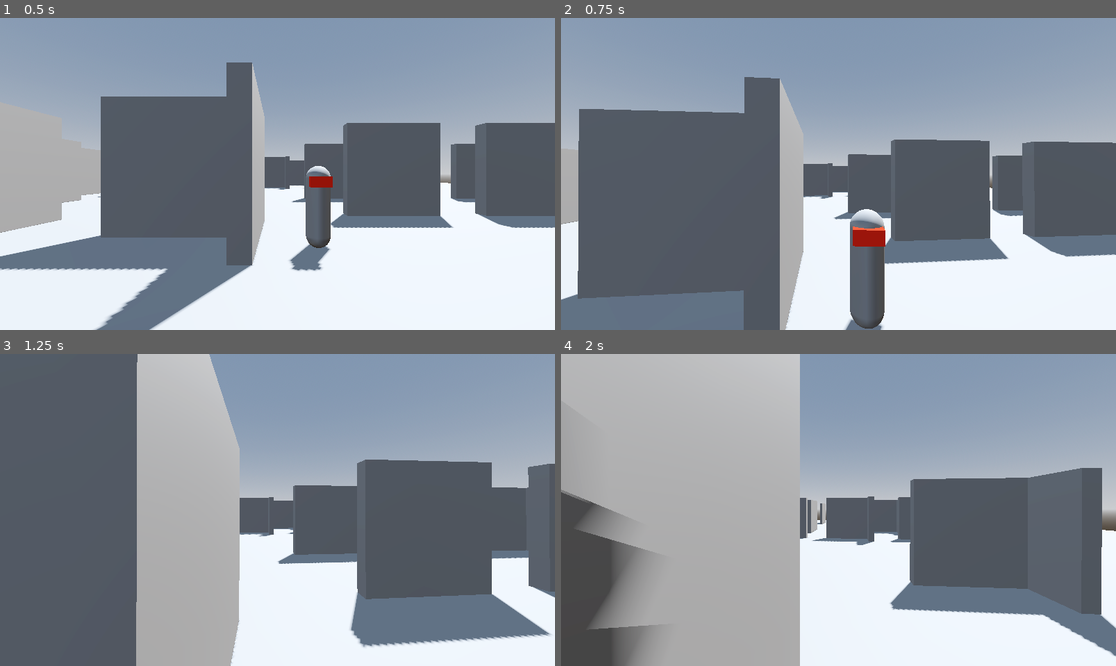
Above: before the commit, frames 1-4 (two rows, left to right).
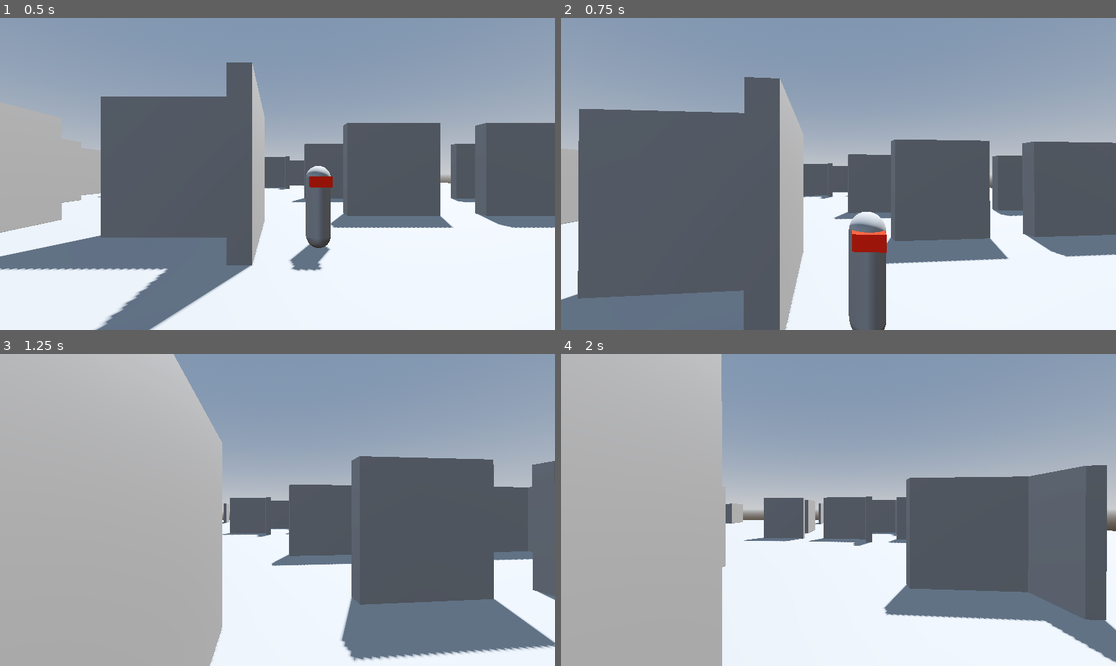
Above: after the commit, the same moments.

Repository: DrOtter3000/spyguy
Game: Godot game, scene res://levels/level.tscn
Two runs of this game, one before a commit and one after it. Both use one fixed random seed, a clock stepped at 60 frames per second and the inputs below.
Inputs (mouse positions are in pixels of both pictures, inside the frame that each line leads up to):
- Up to frame 1 (0.5 s): no input
- Up to frame 2 (0.75 s): tap Enter (ui_accept) at 0.5 s; move the mouse to (866, 174) at 0.52 s; hold W (forward) from 0.53 s (still down)
- Up to frame 3 (1.25 s): keep holding W (forward); tap Enter (ui_accept) at 0.77 s
- Up to frame 4 (2 s): keep holding W (forward); move the mouse to (810, 510) at 1.27 s; tap Enter (ui_accept) at 1.52 s

Frame 1 is identical in both runs. In frame 2, 0.8% of the frame differs, in the area x 50-59%, y 61-100%; in frame 3, 32%, in the area x 0-100%, y 0-100%; in frame 4, 21%.

Commit message:
make enemy detect if player in los

Diff:
--- a/characters/enemies/enemy.gd
+++ b/characters/enemies/enemy.gd
@@ -1,6 +1,7 @@
 class_name AIController extends CharacterBody3D
 
-
+@onready var state_machine: StateMachine = $StateMachine
+@onready var ray_cast_3d: RayCast3D = $RayCast3D
 @onready var agent: NavigationAgent3D = $NavigationAgent3D
 @onready var gravity = ProjectSettings.get_setting("physics/2d/default_gravity")
 @onready var player = get_tree().get_first_node_in_group("Player")
@@ -18,12 +19,17 @@
 var target_y_rot: float
 var player_distance: float
 
+@export var sight_arc := 100.0
+@export var max_sight_range := 10.0
+
 
 func _ready() -> void:
 	patrol_position = patrol_destination.position
 
 
 func _process(delta: float) -> void:
+	if can_see_player():
+		state_machine.change_state("Chase")
 	if player:
 		player_distance = position.distance_to(player.position)
 
@@ -69,3 +75,24 @@
 		patrol_position = patrol_destination.position
 	else:
 		patrol_position = home_position
+
+
+func can_see_player() -> bool:
+	var target_pos = player.global_position + Vector3.UP * 1
+	var dir_to_player = global_position.direction_to(target_pos)
+	var dist_to_target = global_position.distance_to(target_pos)
+	var fwd = global_transform.basis.z
+
+	if dist_to_target > max_sight_range:
+		return false
+
+	if fwd.angle_to(dir_to_player) > deg_to_rad(sight_arc/2.0):
+		return false
+
+	ray_cast_3d.enabled = true
+	ray_cast_3d.target_position = ray_cast_3d.to_local(target_pos)
+	ray_cast_3d.force_raycast_update()
+	var has_los = !ray_cast_3d.is_colliding()
+	ray_cast_3d.enabled = false
+
+	return has_los
--- a/characters/enemies/enemy.tscn
+++ b/characters/enemies/enemy.tscn
@@ -19,6 +19,8 @@
 radius = 0.3
 
 [node name="Enemy" type="CharacterBody3D"]
+collision_layer = 4
+collision_mask = 5
 script = ExtResource("1_uy33a")
 
 [node name="MeshInstance3D" type="MeshInstance3D" parent="."]
@@ -47,4 +49,7 @@
 script = ExtResource("4_008bi")
 controller_path = NodePath("../..")
 
+[node name="RayCast3D" type="RayCast3D" parent="."]
+target_position = Vector3(0, 0, 20)
+
 [connection signal="target_reached" from="NavigationAgent3D" to="StateMachine" method="_on_navigation_agent_3d_target_reached"]
--- a/characters/enemies/patrol.gd
+++ b/characters/enemies/patrol.gd
@@ -5,7 +5,6 @@
 @export var max_wander_range := 6 # remove later
 @export var min_wait_time := 0.2 # move to Enemy script later
 @export var max_wait_time := 2.0 # move to Enemy script later
-@export var chase_range := 5.0 # change to LOS later
 
 
 func enter():
@@ -28,8 +27,3 @@
 		return
 
 	_new_patrol_position()
-
-
-func update(delta):
-	if controller.player_distance < chase_range:
-		state_machine.change_state("Chase")
--- a/characters/player/player.tscn
+++ b/characters/player/player.tscn
@@ -9,6 +9,7 @@
 radius = 0.3
 
 [node name="Player" type="CharacterBody3D" groups=["Player"]]
+collision_layer = 2
 script = ExtResource("1_508ok")
 
 [node name="CollisionShape3D" type="CollisionShape3D" parent="."]
--- a/project.godot
+++ b/project.godot
@@ -38,6 +38,12 @@
 ]
 }
 
+[layer_names]
+
+3d_physics/layer_1="Environment"
+3d_physics/layer_2="Player"
+3d_physics/layer_3="Enemy"
+
 [rendering]
 
 renderer/rendering_method="gl_compatibility"
